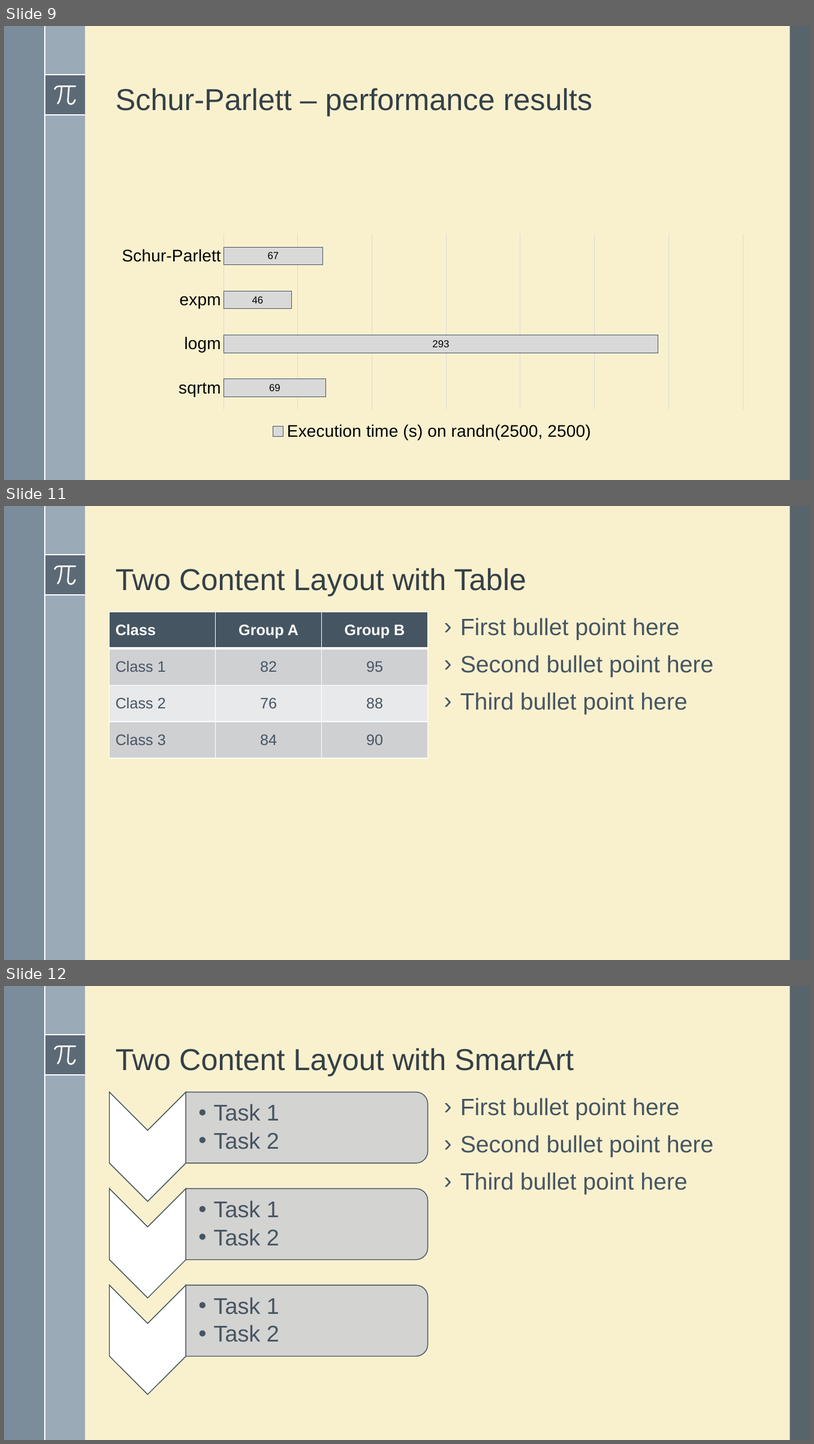
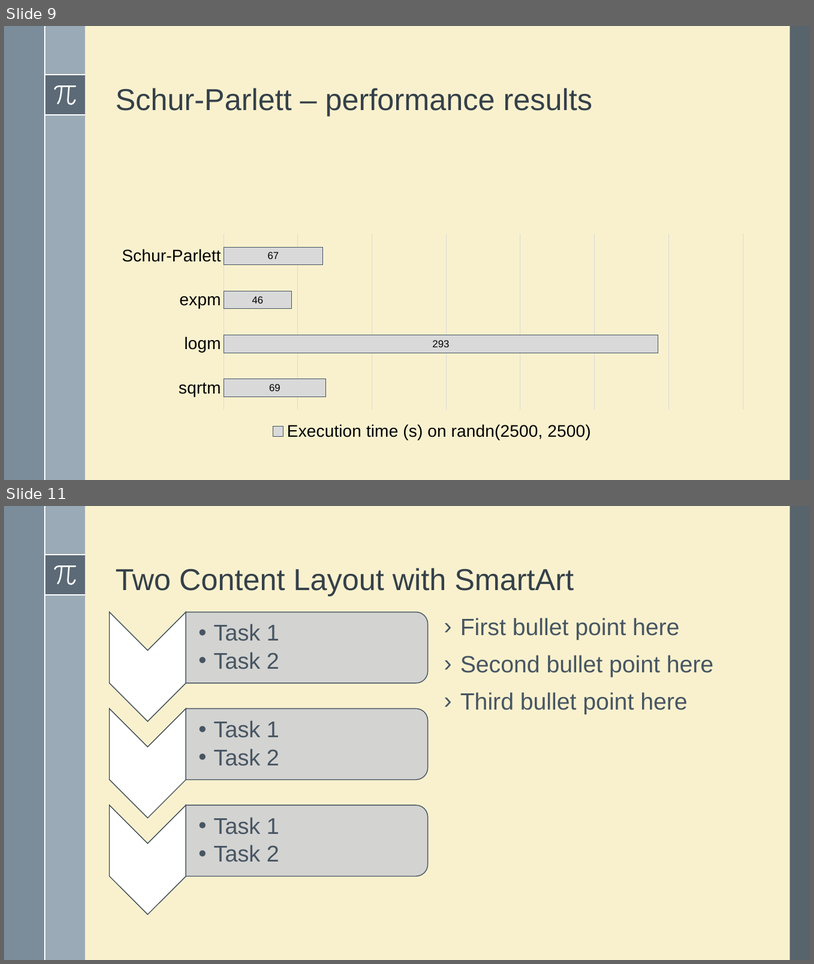
Before and after one commit to robzan8/MatFun.jl, a slide deck: docs/slides pd2ggaln/MatFun.pptx. Shown one above the other, each under a label of ours: slides 9, 11 and 12 before the commit, slides 9 and 11 after it; the slides between them are not shown. The pictures are 814x1444 and 814x964 pixels, drawn with LibreOffice and Linux fonts; fonts in the diff are those of the drawing; grey boxes stand for pictures. Boxes give left, top, right and bottom in pixels: in the first picture for what was removed or moved away, otherwise in the second. Text is boxed around its words. In the diff, an @@ line names an element or a change of style, - is before the commit and + after.

```diff
--- a/docs/slides pd2ggaln/MatFun.pptx
+++ b/docs/slides pd2ggaln/MatFun.pptx
@@ slide 11 removed at (x1=4, y1=506, x2=810, y2=960), background #F9F1CE; not listed: 8 template elements that a slide beside it also shows @@
@@ title removed at (x1=116, y1=568, x2=526, y2=596) @@
-Two Content Layout with Table
@@ table removed at (x1=109, y1=612, x2=429, y2=758), 4 rows, 3 columns @@
-Class | Group A | Group B
-Class 1 | 82 | 95
-Class 2 | 76 | 88
-Class 3 | 84 | 90
@@ text removed at (x1=461, y1=618, x2=714, y2=714) @@
-› First bullet point here
-› Second bullet point here
-› Third bullet point here
@@ what was slide 12 is now slide 11 @@
```
Also in this commit, not shown: 1 slide added, 1 other slide removed, 10 other files.
